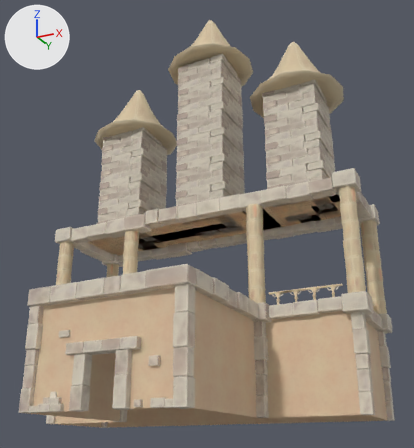
What one commit did to the FBX model Assets/PUT YOUR STUFF HERE GUYS/Kayensstuff/Models/dungeonexterior/dungeon sets/dungeon3.fbx.
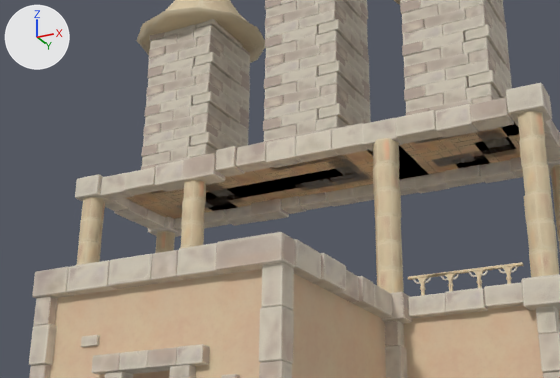
Each version is shown whole from a camera (50 mm lens) standing at (-2.7, -27.3, -1.6) and looking at (-16.3, 0.0, 10.6), then close up on the part from 2% to 88% of the width and 26% to 80% of the height. Every picture has the same lights, and +X, +Y and +Z are marked at upper left. Objects named as collision shapes, trigger or cutter boxes, shadow casters or lower levels of detail are left out. Where no turn or scale is listed for an object, it has been applied to the vertices. Vertices at the same position are counted once.

In view in the first close-up: 'dungeon3_LOD0'.
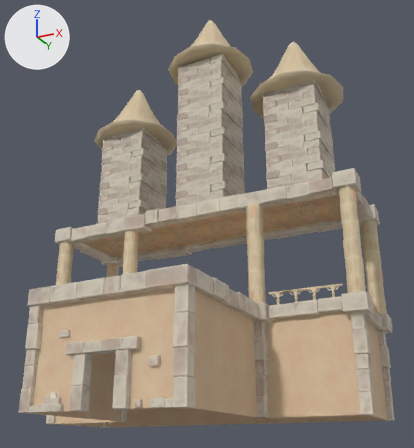
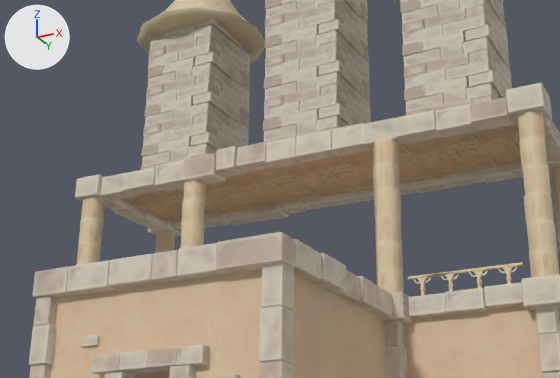
Diff of the bpy script that builds the scene:
```diff
--- a/Assets/PUT YOUR STUFF HERE GUYS/Kayensstuff/Models/dungeonexterior/dungeon sets/dungeon3.fbx.py
+++ b/Assets/PUT YOUR STUFF HERE GUYS/Kayensstuff/Models/dungeonexterior/dungeon sets/dungeon3.fbx.py
@@ me_mesh @@
 # used by ob_dungeon3_lod0; location = (-17.08, -1.69, 13.47)
-me_mesh.from_pydata(...)  # 26622 vertices, 28295 faces; spans x -9.5..9.5, y -6.8..6.8, z -13.5..13.5
+me_mesh.from_pydata(...)  # 26656 vertices, 28309 faces; spans x -9.5..9.5, y -6.8..6.8, z -13.5..13.5
+# me_mesh part 1: the loose piece of 12 vertices spanning x 1.3..8.8, y 1.2..6.2, z -2.1 is copied, and the copy is moved by (-10.0, 0.0, -0.2); it spans x -8.7..-1.2, y 1.2..6.2, z -2.3
+# me_mesh part 2: the loose piece of 6 vertices spanning x -3.9, y -1.3..1.2, z -13.5..-8.5 is copied, and the copy is multiplied about its middle by the matrix ((0.0, 1.0, 0.0), (0.0, 0.0, 1.0), (1.0, 0.0, 0.0)), then moved by (3.9, 3.8, 8.7), in mat_dungeon_tiles (picture img_tiles3_lo_standardsurface1_albedotransparency_png); it spans x -1.2..1.3, y 1.2..6.2, z -2.3
+# me_mesh part 3: the loose piece of 12 vertices spanning x 1.3..8.8, y 1.2..6.2, z -2.1 is copied, and the copy is moved by (0.0, 0.0, -0.2); it spans x 1.3..8.8, y 1.2..6.2, z -2.3
+# me_mesh part 4
+# 11 faces are deleted
+# 4 vertices are added at (-1.2, 3.7, -2.1), (-1.2, 1.2, -2.1), (1.3, 3.7, -2.1), (1.3, 1.2, -2.1)
+# 11 new faces join them, mat_dungeon_tiles (picture img_tiles3_lo_standardsurface1_albedotransparency_png)
 me_mesh.materials.append(mat_pillar_trim)
```

Changed parts and their boxes (x1, y1, x2, y2) in the close-ups (560 x 378 px; the box of a moved part takes in the faces that stretch with it):
part 1 of me_mesh, added (brown): after (120, 167, 315, 223)
part 2 of me_mesh, added (brown): after (272, 157, 371, 198)
part 3 of me_mesh, added (brown): after (333, 122, 521, 189)
part 4 of me_mesh, moved or reshaped (not visible afterwards): before (127, 135, 521, 219)
